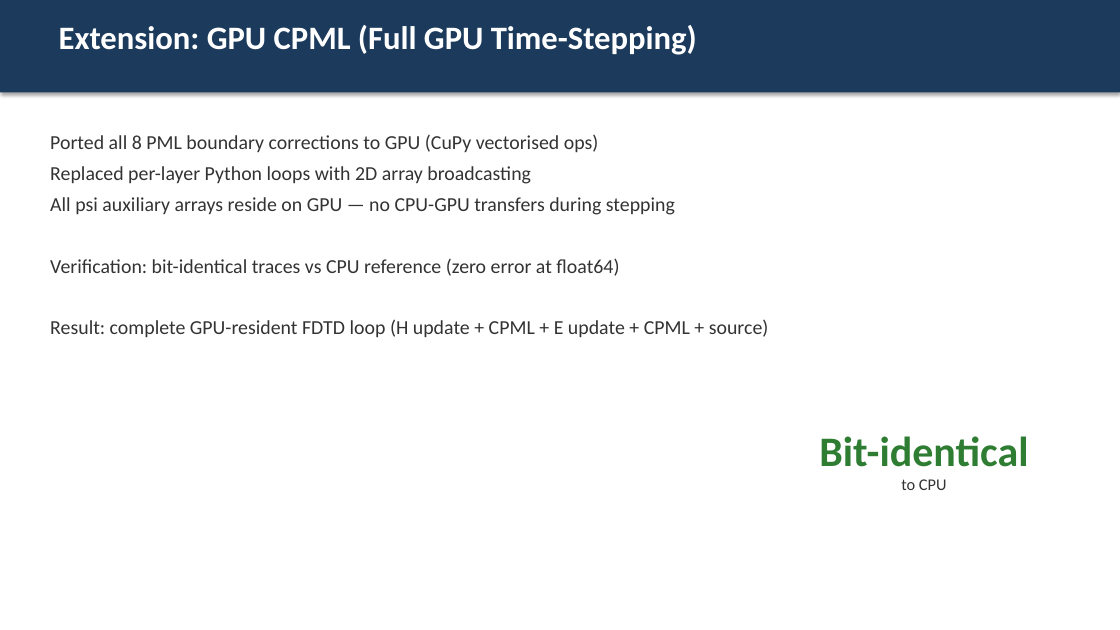
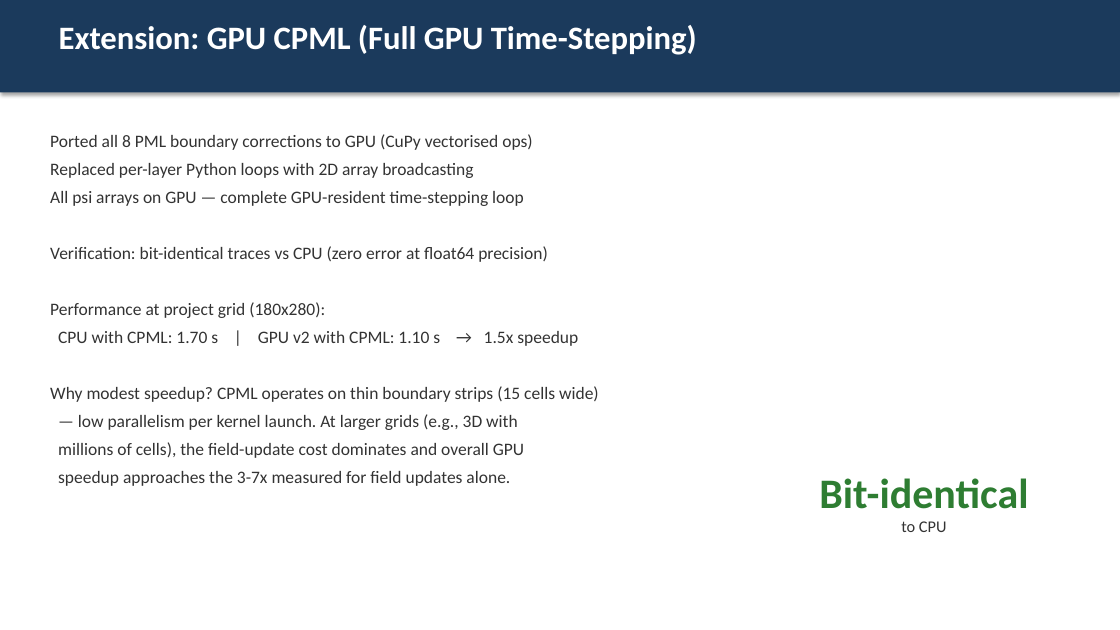
Before and after one commit to Maruf001/GPR-FDTD-FWI, a slide deck: slide 19 of outputs/GPR_FDTD_FWI_Presentation.pptx (slide 18 before the commit). Drawn at 1120x630 pixels with LibreOffice and Linux fonts; fonts in the diff are those of the drawing. Boxes give left, top, right and bottom in pixels: in the first picture for what was removed or moved away, otherwise in the second. Text is boxed around its words. In the diff, an @@ line names an element or a change of style, - is before the commit and + after.

```diff
--- a/outputs/GPR_FDTD_FWI_Presentation.pptx
+++ b/outputs/GPR_FDTD_FWI_Presentation.pptx
@@ text at [50,134,532,178]: size 17 to 15 pt in "Ported all 8 PML boundary corrections to ...", "Replaced per-layer Python loops with 2D array ..." @@
@@ text at [50,191,599,486]: text changed; size 17 to 15 pt @@
-All psi auxiliary arrays reside on GPU — no CPU-GPU transfers during stepping
-Verification: bit-identical traces vs CPU reference (zero error at float64)
-Result: complete GPU-resident FDTD loop (H update + CPML + E update + CPML + source)
+All psi arrays on GPU — complete GPU-resident time-stepping loop
+Verification: bit-identical traces vs CPU (zero error at float64 precision)
+Performance at project grid (180x280):
+CPU with CPML: 1.70 s | GPU v2 with CPML: 1.10 s → 1.5x speedup
+Why modest speedup? CPML operates on thin boundary strips (15 cells wide)
+— low parallelism per kernel launch. At larger grids (e.g., 3D with
+millions of cells), the field-update cost dominates and overall GPU
+speedup approaches the 3-7x measured for field updates alone.
@@ text "Bit-identical": place and size @@
-text "Bit-identical" at [819,436,1028,490]
+text "Bit-identical" at [819,478,1028,532]
```
Also in this commit, not shown: 3 other slides changed, 2 slides added, 1 slide removed, 1 other file.
